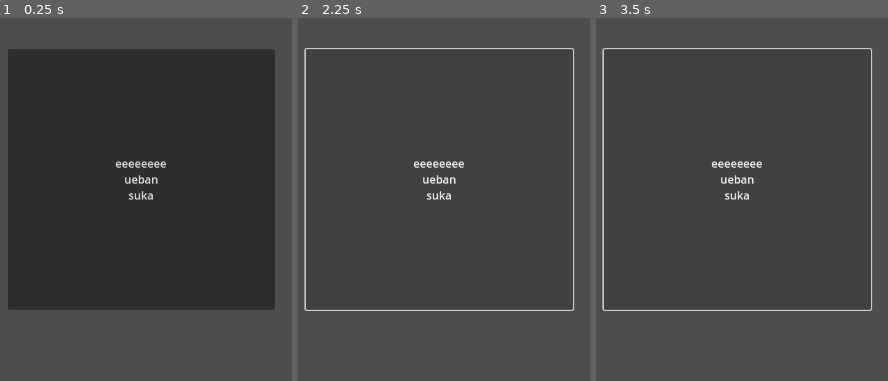
Above: before the commit, frames 1-3 (left to right).
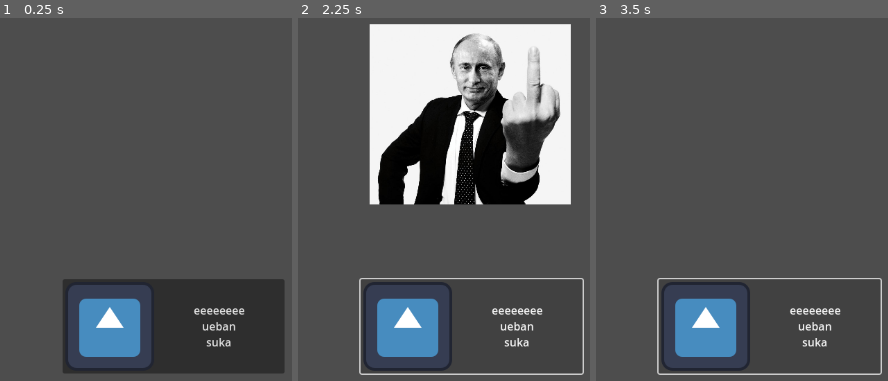
Above: after the commit, the same moments.

Repository: Nazar-Zozulya/Intefficiency-godot
Game: Godot game, scene res://node_2d.tscn
Two runs of this game, one before a commit and one after it. Both use one fixed random seed, a clock stepped at 60 frames per second and the inputs below. The engine's default icon, where the game draws it, is replaced by a stand-in: a white triangle on a blue panel in a dark square.
Inputs:
- Up to frame 1 (0.25 s): no input
- Up to frame 2 (2.25 s): click "eeeeeeee ueban suka" at 0.5 s; click "eeeeeeee ueban suka" at 1.25 s; click "eeeeeeee ueban suka" at 2 s
- Up to frame 3 (3.5 s): tap Enter at 2.75 s

The runs differ from the first frame. In frame 1, 73% of the frame differs, in the area x 2-98%, y 8-98%; in frame 2, 40%; in frame 3, 7.4%.

Commit message:
добавил кнопку фака

Diff:
--- a/button/button.gd
+++ b/button/button.gd
@@ -1,4 +1,8 @@
 extends Button
 
-func _on_Button_pressed():
-	print("кнопка нажата")
+func _ready():
+	pressed.connect(_on_button_pressed)
+
+func _on_button_pressed():
+	var fak_sprite = get_node("../fak")  # убедись, что узел называется fak
+	fak_sprite.visible = not fak_sprite.visible
--- a/button/button.tscn
+++ b/button/button.tscn
@@ -1,15 +1,25 @@
-[gd_scene load_steps=2 format=3 uid="uid://c2uhtsoshsvid"]
+[gd_scene load_steps=5 format=3 uid="uid://c2uhtsoshsvid"]
 
+[ext_resource type="Script" uid="uid://ruhakavqdphm" path="res://button/main-button.gd" id="1_38736"]
 [ext_resource type="Script" uid="uid://cgm8rkjbo2vbv" path="res://button/button.gd" id="1_d301k"]
+[ext_resource type="Texture2D" uid="uid://cdo8ur1i83ibr" path="res://icon.svg" id="1_h27qj"]
+[ext_resource type="Texture2D" uid="uid://xfbfnsp638bj" path="res://button/kartinki-s-fakami-1.jpg" id="3_opf05"]
 
 [node name="button" type="Node2D"]
+script = ExtResource("1_38736")
 
 [node name="Button" type="Button" parent="."]
-offset_left = 340.0
-offset_top = 110.0
-offset_right = 725.0
-offset_bottom = 486.0
+offset_left = 419.0
+offset_top = 442.0
+offset_right = 739.0
+offset_bottom = 578.0
 text = "eeeeeeee
 ueban
 suka"
+icon = ExtResource("1_h27qj")
 script = ExtResource("1_d301k")
+
+[node name="fak" type="Sprite2D" parent="."]
+position = Vector2(577, 204)
+scale = Vector2(0.219795, 0.219795)
+texture = ExtResource("3_opf05")
--- /dev/null
+++ b/button/main-button.gd
@@ -0,0 +1,6 @@
+extends Node2D
+
+@onready var fak_sprite = $"fak"
+
+func _ready():
+	fak_sprite.visible = false
Binary file added: button/kartinki-s-fakami-1.jpg
Not shown, added: button/kartinki-s-fakami-1.jpg.import
Not shown, added: button/main-button.gd.uid
